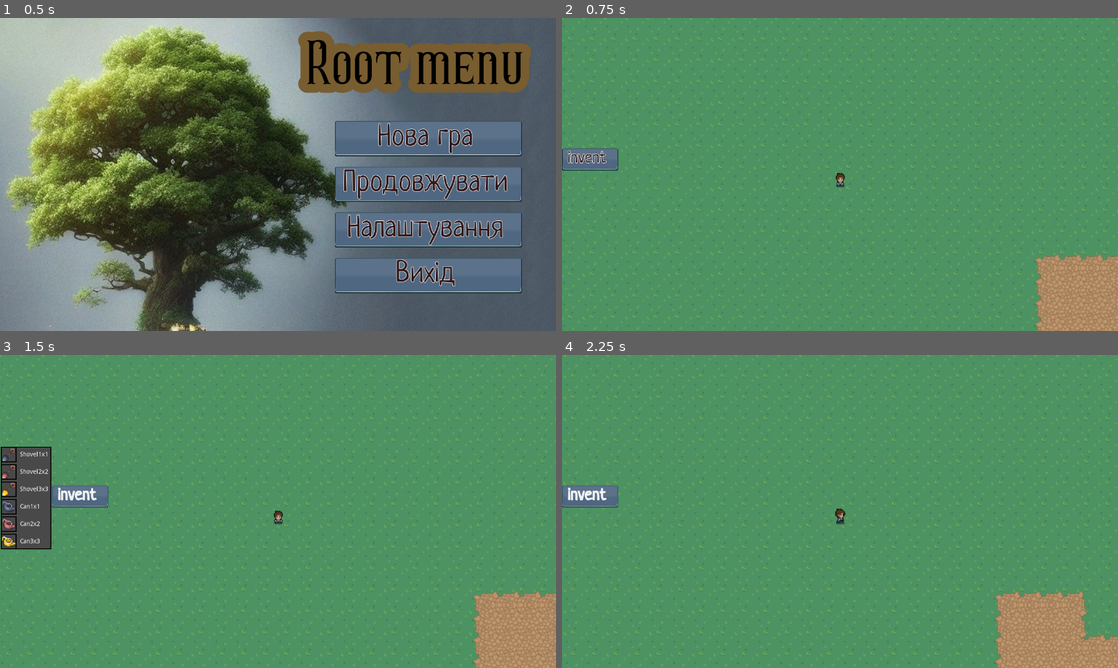
Above: before the commit, frames 1-4 (two rows, left to right).
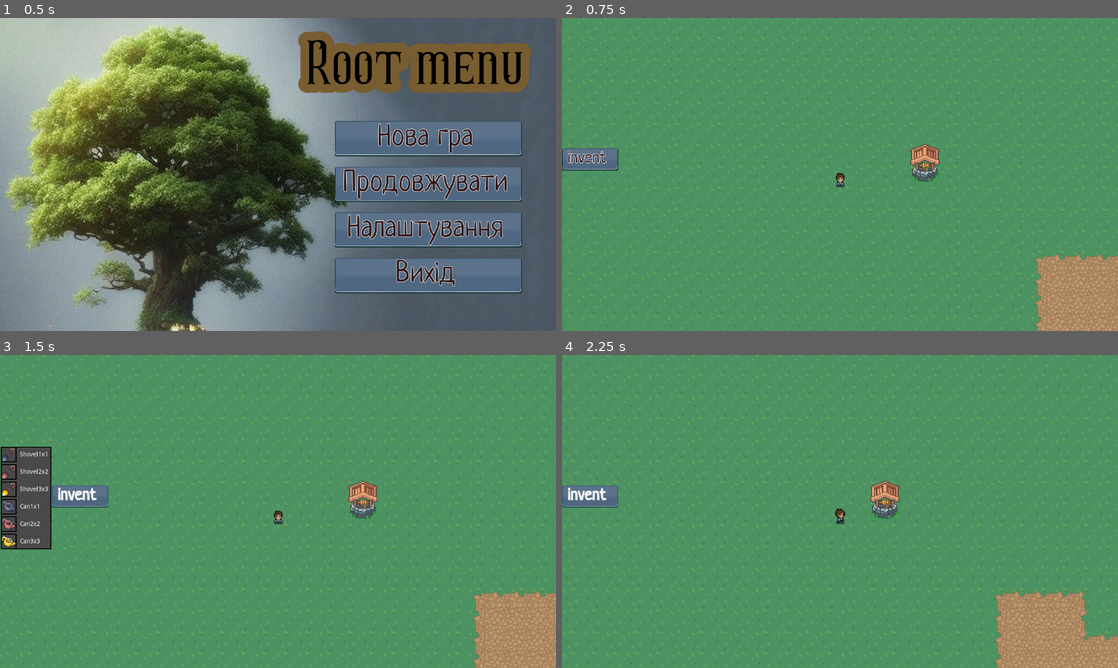
Above: after the commit, the same moments.

Repository: zolkins/RootGame
Game: Godot game, scene res://scenes/main_menu.tscn
Same seed, same stepped clock (60 frames per second), same inputs: the game is played once before the commit and once after it.
Inputs (mouse positions are in pixels of both pictures, inside the frame that each line leads up to):
- Up to frame 1 (0.5 s): no input
- Up to frame 2 (0.75 s): click "Нова гра" at 0.5 s
- Up to frame 3 (1.5 s): click "invent" at 1.25 s
- Up to frame 4 (2.25 s): tap Enter at 2 s; move the mouse to (573, 455) at 2.02 s; hold Right (ui_right) from 2.03 s (still down); click (573, 455) at 2.17 s

Frame 1 is identical in both runs. In frame 2, 0.5% of the frame differs, in the area x 62-68%, y 40-53%; in frame 3, 0.5%; in frame 4, 0.5%.

Commit message:
Added well

Diff:
--- a/scenes/map.tscn
+++ b/scenes/map.tscn
@@ -1,10 +1,11 @@
-[gd_scene load_steps=7 format=2]
+[gd_scene load_steps=8 format=2]
 
 [ext_resource path="res://scenes/player.tscn" type="PackedScene" id=1]
 [ext_resource path="res://scripts/TileMap.gd" type="Script" id=2]
 [ext_resource path="res://resources/tile_set.tres" type="TileSet" id=3]
 [ext_resource path="res://resources/img/fences.png" type="Texture" id=4]
 [ext_resource path="res://scenes/Hotbar.tscn" type="PackedScene" id=5]
+[ext_resource path="res://resources/img/well.png" type="Texture" id=6]
 
 [sub_resource type="TileSet" id=1]
 0/name = "fences.png 0"
@@ -61,3 +62,8 @@
 [node name="CanvasLayer2" type="CanvasLayer" parent="."]
 
 [node name="Shop" parent="CanvasLayer2" instance=ExtResource( 5 )]
+
+[node name="Well" type="Sprite" parent="."]
+position = Vector2( 998, 771 )
+scale = Vector2( 0.0719803, 0.0719803 )
+texture = ExtResource( 6 )
Binary file added: resources/img/well.png
